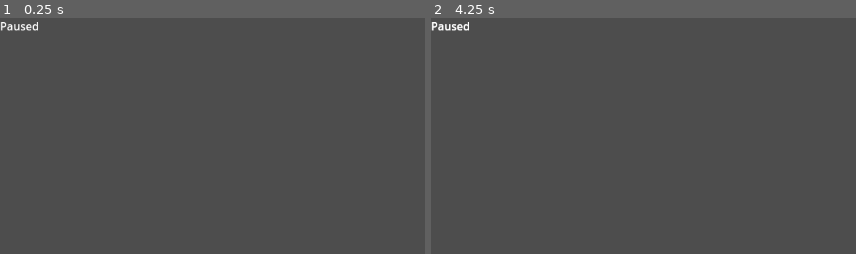
Above: before the commit, frames 1-2 (left to right).
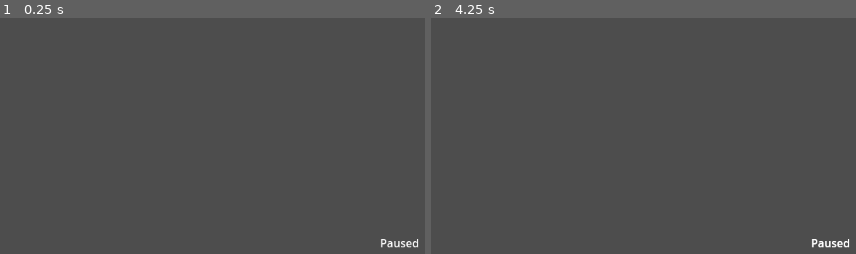
Above: after the commit, the same moments.

Repository: landon-snodgrass/godot-game-template
Game: Godot game, scene res://stock_system_scenes/stock_pause_scene.tscn
Two runs of this game, one before a commit and one after it. Both use one fixed random seed, a clock stepped at 60 frames per second and the inputs below. This scene is started directly instead of the project's main scene.
Inputs:
- Up to frame 1 (0.25 s): no input
- Up to frame 2 (4.25 s): tap Enter (ui_accept) at 0.5, 0.77, 1.25, 1.52, 2, 2.75, 3.02, 3.5, 3.77 s; tap Escape (ui_cancel) at 4.15 s

The runs differ from the first frame. In frame 1, 0.4% of the frame differs, in the area x 0-99%, y 1-98%; in frame 2, 0.4%.

Commit message:
updated docs

Diff:
--- a/stock_system_scenes/stock_pause_scene.tscn
+++ b/stock_system_scenes/stock_pause_scene.tscn
@@ -9,7 +9,16 @@
 grow_vertical = 2
 
 [node name="Label" type="Label" parent="."]
-layout_mode = 0
-offset_right = 40.0
-offset_bottom = 23.0
+layout_mode = 1
+anchors_preset = 8
+anchor_left = 0.5
+anchor_top = 0.5
+anchor_right = 0.5
+anchor_bottom = 0.5
+offset_left = -28.5
+offset_top = -11.5
+offset_right = 28.5
+offset_bottom = 11.5
+grow_horizontal = 2
+grow_vertical = 2
 text = "Paused"
Not shown, changed: docs/long_start_guide.md
